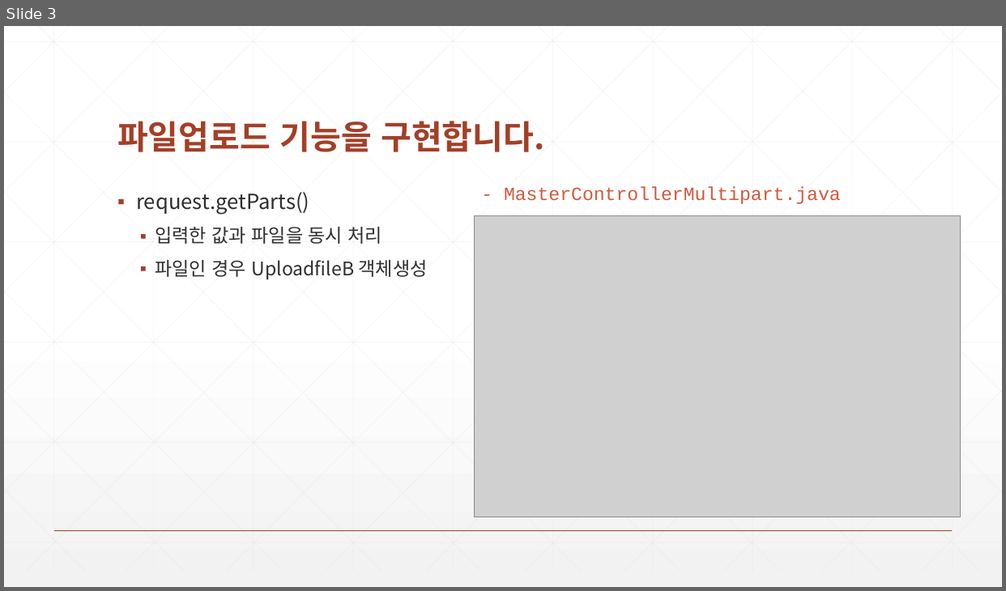
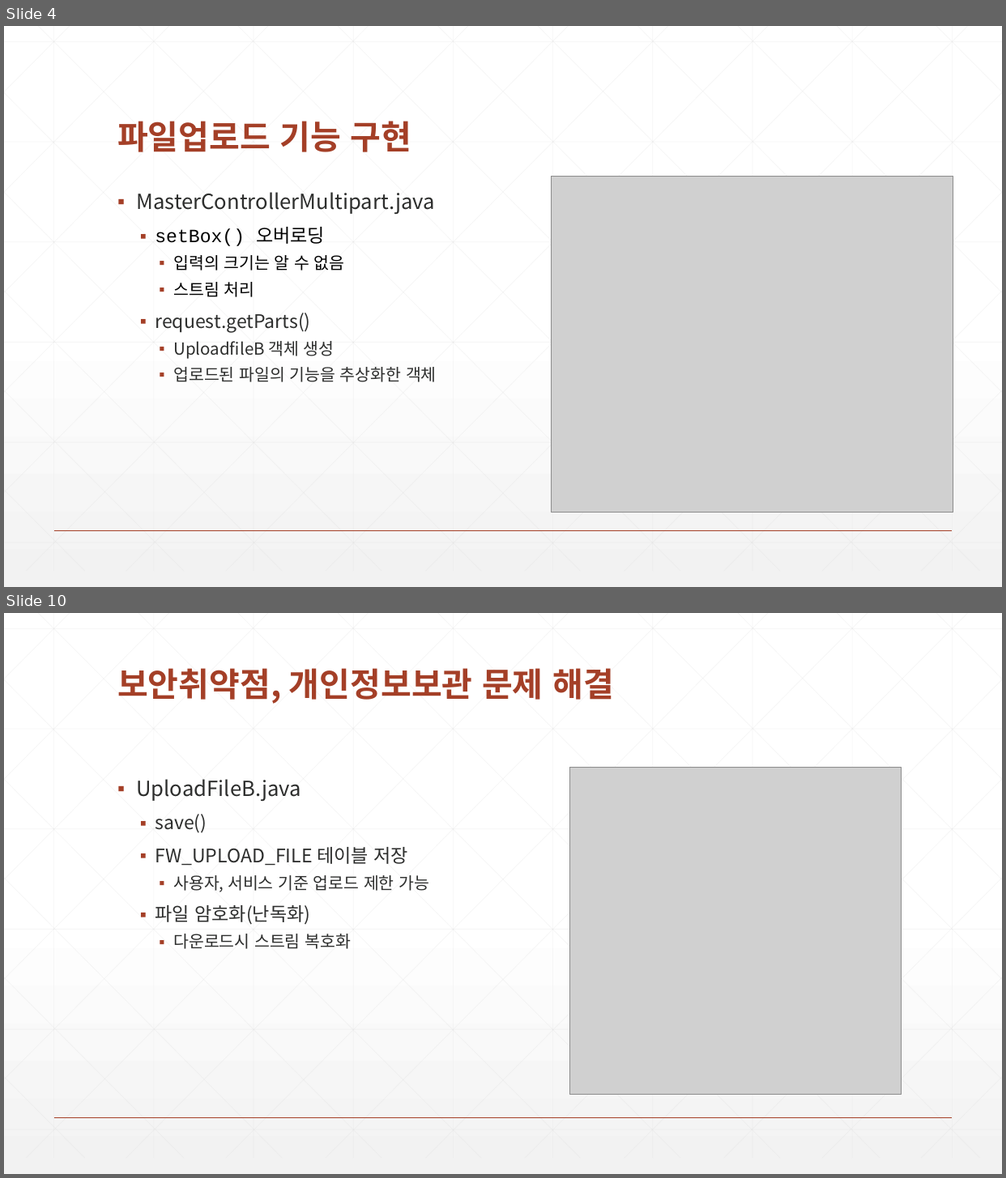
Before and after one commit to zeroshift01/code5, a slide deck: inflearn01/doc/심화_파일업로드기능을구현합니다.pptx. Shown one above the other, each under a label of ours: slide 3 before the commit, slides 4 and 10 after it; the slides between them are not shown. The pictures are 1006x591 and 1006x1178 pixels, drawn with LibreOffice and Linux fonts; fonts in the diff are those of the drawing; grey boxes stand for pictures. Boxes give left, top, right and bottom in pixels: in the first picture for what was removed or moved away, otherwise in the second. Text is boxed around its words. In the diff, an @@ line names an element or a change of style, - is before the commit and + after.

```diff
--- a/inflearn01/doc/심화_파일업로드기능을구현합니다.pptx
+++ b/inflearn01/doc/심화_파일업로드기능을구현합니다.pptx
@@ slide 10 added at (4,613,1002,1174), background gradient #FFFFFF to #F2F2F2; not listed: 47 template elements that a slide beside it also shows @@
@@ title added at (117,668,614,704), 32 pt, text #A43F27, bold @@
+보안취약점, 개인정보보관 문제 해결
@@ text added at (136,779,429,949), 18 pt, text #2D2E2D @@
+▪ UploadFileB.java
+  ▪ save()
+  ▪ FW_UPLOAD_FILE 테이블 저장
+    ▪ 사용자, 서비스 기준 업로드 제한 가능
+  ▪ 파일 암호화(난독화)
+    ▪ 다운로드시 스트림 복호화
@@ picture added at (569,767,901,1094) @@
@@ what was slide 3 is now slide 4 @@
@@ slide 4 changed as well @@
@@ title at (117,121,412,152): text changed @@
-파일업로드 기능을 구현합니다.
+파일업로드 기능 구현
@@ text at (136,192,435,297): paragraphs added @@
+▪ MasterControllerMultipart.java
+  ▪ setBox() 오버로딩
+    ▪ 입력의 크기는 알 수 없음
+    ▪ 스트림 처리
@@ text removed at (504,187,841,204) @@
-- MasterControllerMultipart.java
@@ picture: place and size @@
-picture at (474,216,961,517)
+picture at (552,177,953,513)
@@ text at (155,313,310,332): size 20 to 18 pt in "request.getParts()"; list level 1 to 2 in "request.getParts()" @@
@@ text at (173,341,437,382): text changed; size 18 to 16 pt @@
-  ▪ 입력한 값과 파일을 동시 처리
-  ▪ 파일인 경우 UploadfileB 객체생성
+    ▪ UploadfileB 객체 생성
+    ▪ 업로드된 파일의 기능을 추상화한 객체
```
Also in this commit, not shown: 4 other slides changed, 5 other slides added, 2 slides removed, 5 other files.
